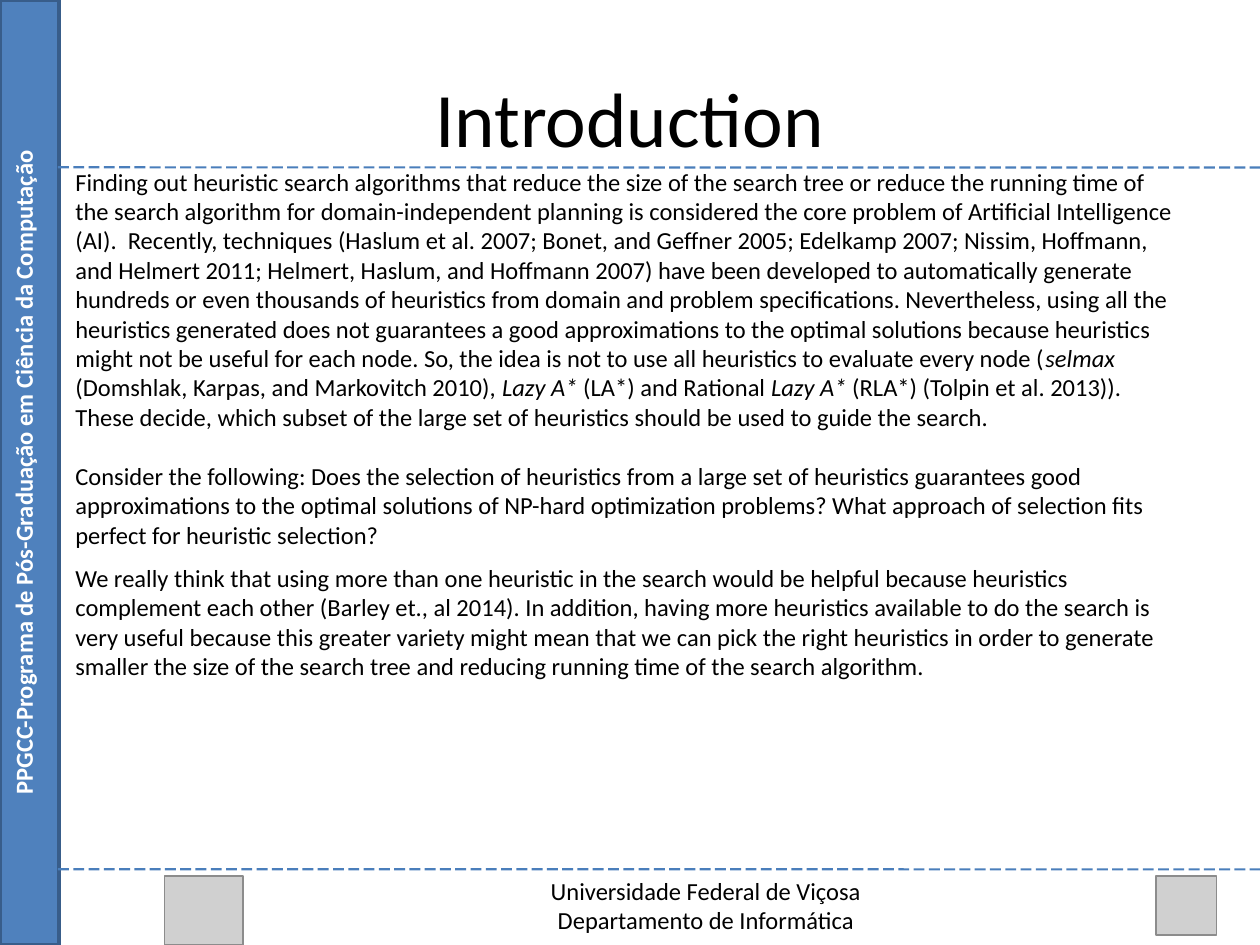
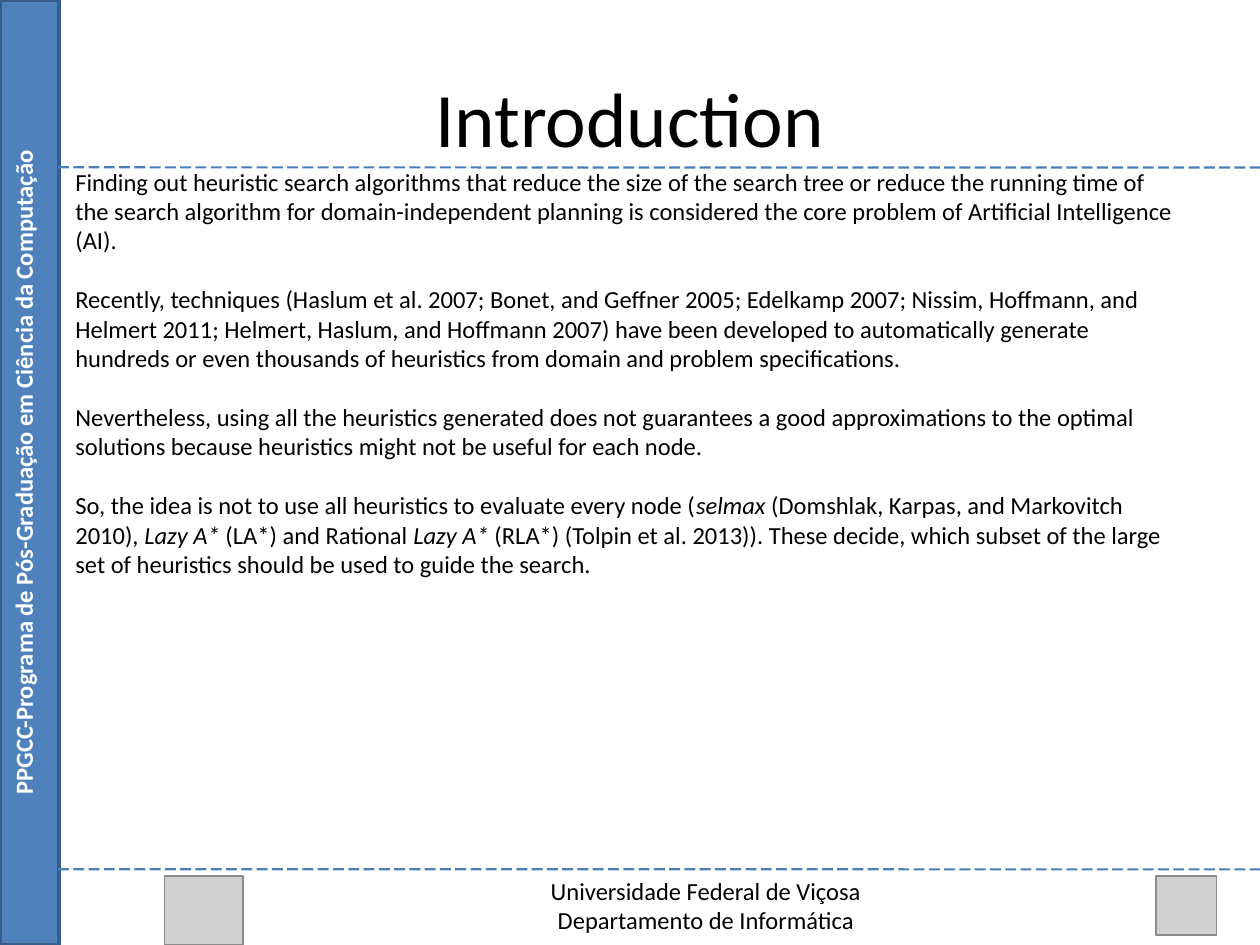
Before and after one commit to Marvinsky/research-marvin, a slide deck: slide 6 of latex/odp/selection heuristics.odp (slide 3 before the commit). Drawn at 1260x945 pixels with LibreOffice and Linux fonts; fonts in the diff are those of the drawing; grey boxes stand for pictures. Boxes give left, top, right and bottom in pixels: in the first picture for what was removed or moved away, otherwise in the second. Text is boxed around its words. In the diff, an @@ line names an element or a change of style, - is before the commit and + after.

```diff
--- a/latex/odp/selection heuristics.odp
+++ b/latex/odp/selection heuristics.odp
@@ text at <box>75,174,1171,578</box>: text changed @@
-Finding out heuristic search algorithms that reduce the size of the search tree or reduce the running time of the search algorithm for domain-independent planning is considered the core problem of Artificial Intelligence (AI). Recently, techniques (Haslum et al. 2007; Bonet, and Geffner 2005; Edelkamp 2007; Nissim, Hoffmann, and Helmert 2011; Helmert, Haslum, and Hoffmann 2007) have been developed to automatically generate hundreds or even thousands of heuristics from domain and problem specifications. Nevertheless, using all the heuristics generated does not guarantees a good approximations to the optimal solutions because heuristics might not be useful for each node. So, the idea is not to use all heuristics to evaluate every node (selmax (Domshlak, Karpas, and Markovitch 2010), Lazy A* (LA*) and Rational Lazy A* (RLA*) (Tolpin et al. 2013)). These decide, which subset of the large set of heuristics should be used to guide the search.
-Consider the following: Does the selection of heuristics from a large set of heuristics guarantees good approximations to the optimal solutions of NP-hard optimization problems? What approach of selection fits perfect for heuristic selection?
-We really think that using more than one heuristic in the search would be helpful because heuristics complement each other (Barley et., al 2014). In addition, having more heuristics available to do the search is very useful because this greater variety might mean that we can pick the right heuristics in order to generate smaller the size of the search tree and reducing running time of the search algorithm.
+Finding out heuristic search algorithms that reduce the size of the search tree or reduce the running time of the search algorithm for domain-independent planning is considered the core problem of Artificial Intelligence (AI).
+Recently, techniques (Haslum et al. 2007; Bonet, and Geffner 2005; Edelkamp 2007; Nissim, Hoffmann, and Helmert 2011; Helmert, Haslum, and Hoffmann 2007) have been developed to automatically generate hundreds or even thousands of heuristics from domain and problem specifications.
+Nevertheless, using all the heuristics generated does not guarantees a good approximations to the optimal solutions because heuristics might not be useful for each node.
+So, the idea is not to use all heuristics to evaluate every node (selmax (Domshlak, Karpas, and Markovitch 2010), Lazy A* (LA*) and Rational Lazy A* (RLA*) (Tolpin et al. 2013)). These decide, which subset of the large set of heuristics should be used to guide the search.
```
Also in this commit, not shown: 3 other slides changed, 5 slides added, 3 other files.
